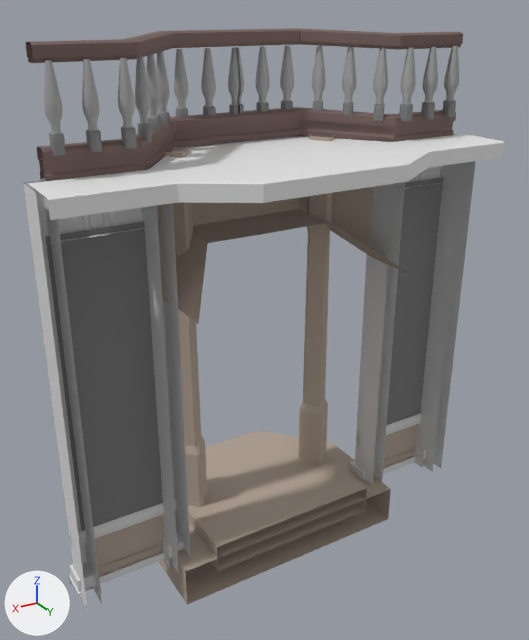
The FBX model Detective_Switch/Assets/Graphics/Statics/StairsDouble/StairsDouble3.fbx as it was, and as the next commit left it.
Both versions are drawn from a 50 mm lens placed at (5.63, 16.15, 7.05), pointed at (0.87, 8.23, 3.08). The axes (+X, +Y, +Z) are drawn at lower left. The lights are the same throughout. Where no turn or scale is listed for an object, it has been applied to the vertices.

The older version as bpy lines, for what is in view:
```python
me_cube_013 = bpy.data.meshes.new('Cube.013')
me_cube_013.from_pydata(...)  # 2866 vertices, 2264 faces; spans x -3.08..3.08, y -1.77..1.47, z -0.4..6.76
# faces by material slot: [210, 148, 250, 22, 1088, 546]
me_cube_013.materials.append(mat_wall_m)  # beige #b4a496
me_cube_013.materials.append(mat_railing)  # brown #745d59
me_cube_013.materials.append(mat_wall2_m)  # light grey #dadada
me_cube_013.materials.append(mat_stairs)  # white #e7e7e7
me_cube_013.materials.append(mat_stairpillar_003)  # grey #a0a0a0
me_cube_013.materials.append(mat_stairpillar_002)  # grey #797979
ob_stairsdouble = bpy.data.objects.new('StairsDouble', me_cube_013)
ob_stairsdouble.location = (0.86, 8.33, 0.0)
```
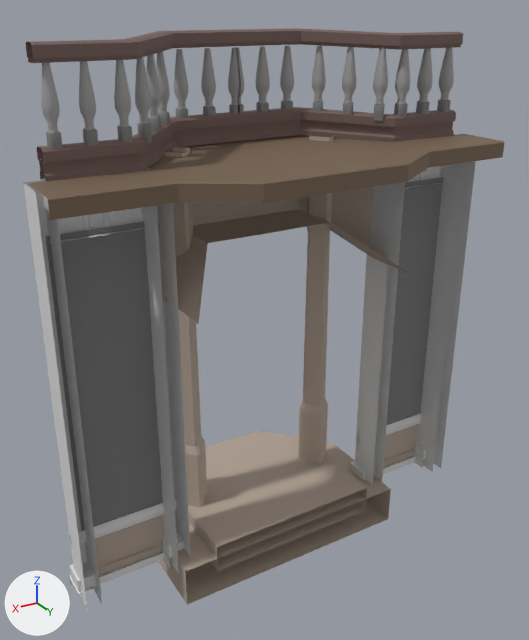
The newer file is also turned or shifted as a whole; pictures and numbers use the older file's frame.

Pixel boxes (x1, y1, x2, y2) of what changed, in the pictures (529 x 640 px; the box of a moved part takes in the faces that stretch with it):
'StairsDouble', reshaped, recoloured (white to brown): (23, 28, 505, 610) in both
part 1 of me_cube_013, moved or reshaped: before (44, 60, 63, 134); after (41, 63, 60, 133)
part 2 of me_cube_013, moved or reshaped: before (49, 133, 66, 156); after (46, 131, 62, 150)
part 3 of me_cube_013, moved or reshaped: before (82, 59, 99, 131); after (79, 61, 96, 130)
part 4 of me_cube_013, moved or reshaped: before (86, 130, 102, 152); after (83, 128, 98, 146)
part 5 of me_cube_013, moved or reshaped: before (118, 58, 135, 128); after (114, 60, 131, 127)
part 6 of me_cube_013, moved or reshaped: before (121, 127, 137, 149); after (117, 125, 133, 143)
part 7 of me_cube_013, moved or reshaped: before (444, 46, 459, 101); after (439, 48, 454, 100)
part 8 of me_cube_013, moved or reshaped: before (442, 100, 456, 117); after (437, 100, 451, 113)
part 9 of me_cube_013, moved or reshaped: before (423, 47, 438, 103); after (417, 48, 432, 102)
part 10 of me_cube_013, moved or reshaped: before (421, 102, 435, 120); after (416, 101, 430, 115)
part 11 of me_cube_013, moved or reshaped: before (400, 47, 416, 105); after (395, 49, 410, 104)
part 12 of me_cube_013, moved or reshaped: before (399, 104, 413, 122); after (394, 103, 408, 117)
part 13 of me_cube_013, recoloured (white to brown): (27, 134, 505, 220) in both

Diff of the bpy script that builds the scene:
```diff
--- a/Detective_Switch/Assets/Graphics/Statics/StairsDouble/StairsDouble3.fbx.py
+++ b/Detective_Switch/Assets/Graphics/Statics/StairsDouble/StairsDouble3.fbx.py
@@ mat_firewood @@
+mat_firewood = principled_material('Firewood')
+mat_firewood.base_color = (0.184, 0.125, 0.0802)  # brown #776350
+mat_firewood.roughness = 0.69
@@ me_cube_013 @@
 me_cube_013.from_pydata(...)  # 2866 vertices, 2264 faces; spans x -3.08..3.08, y -1.77..1.47, z -0.4..6.76
 # used by ob_stairsdouble; location = (0.86, 8.33, 0.0)
+# me_cube_013 part 1: the loose piece of 72 vertices spanning x 2.59..2.77, y 0.17..0.38, z 5.86..6.55 is moved by (0.0, -0.1, 0.0)
+# me_cube_013 part 2: the loose piece of 36 vertices spanning x 2.62..2.74, y 0.2..0.34, z 5.65..5.86 is moved by (0.0, -0.1, 0.0)
+# me_cube_013 part 3: the loose piece of 72 vertices spanning x 2.21..2.39, y 0.17..0.38, z 5.86..6.55 is moved by (0.0, -0.1, 0.0)
+# me_cube_013 part 4: the loose piece of 36 vertices spanning x 2.24..2.36, y 0.2..0.34, z 5.65..5.86 is moved by (0.0, -0.1, 0.0)
+# me_cube_013 part 5: the loose piece of 72 vertices spanning x 1.83..2.01, y 0.17..0.38, z 5.86..6.55 is moved by (0.0, -0.1, 0.0)
+# me_cube_013 part 6: the loose piece of 36 vertices spanning x 1.86..1.98, y 0.2..0.34, z 5.65..5.86 is moved by (0.0, -0.1, 0.0)
+# me_cube_013 part 7: the loose piece of 72 vertices spanning x -2.77..-2.59, y 0.17..0.38, z 5.86..6.55 is moved by (0.0, -0.1, 0.0)
+# me_cube_013 part 8: the loose piece of 36 vertices spanning x -2.74..-2.62, y 0.2..0.34, z 5.65..5.86 is moved by (0.0, -0.1, 0.0)
+# me_cube_013 part 9: the loose piece of 72 vertices spanning x -2.39..-2.21, y 0.17..0.38, z 5.86..6.55 is moved by (0.0, -0.1, 0.0)
+# me_cube_013 part 10: the loose piece of 36 vertices spanning x -2.36..-2.24, y 0.2..0.34, z 5.65..5.86 is moved by (0.0, -0.1, 0.0)
+# me_cube_013 part 11: the loose piece of 72 vertices spanning x -2.01..-1.83, y 0.17..0.38, z 5.86..6.55 is moved by (0.0, -0.1, 0.0)
+# me_cube_013 part 12: the loose piece of 36 vertices spanning x -1.98..-1.86, y 0.2..0.34, z 5.65..5.86 is moved by (0.0, -0.1, 0.0)
+# me_cube_013 part 13: all 22 faces that had it switch from mat_stairs (white #e7e7e7) to mat_firewood (brown #776350)
 me_cube_013.materials.append(mat_wall_m)
```
